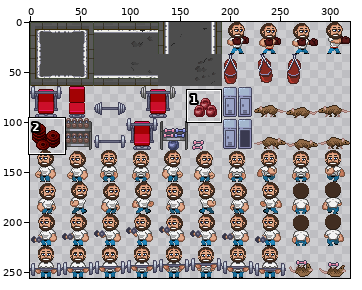
Two states of a sprite sheet, src/012.png. The picture above shows the old version from afar; the outline marks the close-up.
Close-up. Old version:
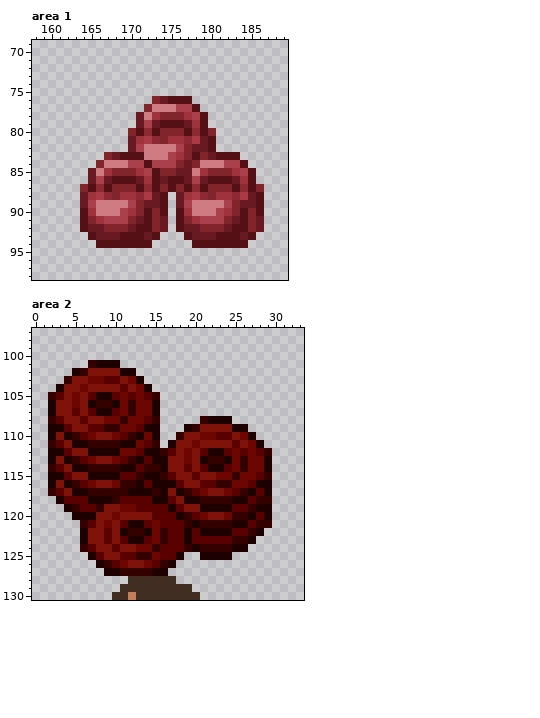
The file is 320x256 pixels. Colours within 5 levels of each other are drawn and written as one. Shown: area 1: x 158..189, y 69..98; area 2: x 0..33, y 97..130. The commit also changed other parts of the picture, which this record leaves out.
After:
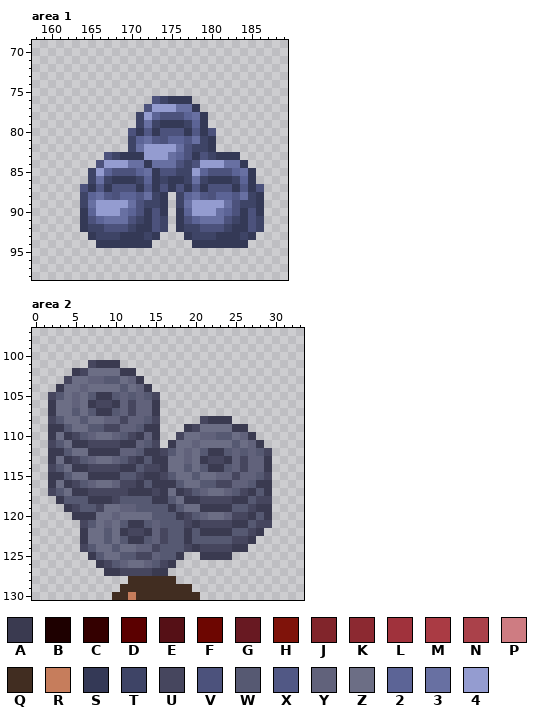
Palette (. is transparent): A #3a3a50  B #1e0000  C #340000  D #5b0000  E #551016  F #6d0601  G #681922  H #7f130a  J #81252b  K #8c2931  L #a0323c  M #aa3b44  N #aa414a  P #ce7c82  Q #412d21  R #c67d5c  S #343956  T #3e4466  U #46465e  V #4c527c  W #565972  X #515885  Y #61627b  Z #6c6e85  2 #5c6496  3 #6870a2  4 #949cd0
The exact change:
Changed rows in their new state; - is an unchanged pixel.
Area 1:
first column x 164:
76 ---------VTSSS---------
77 --------V44433S--------
78 -------T42VVV23S-------
79 -------T3TSSST2S-------
80 ------VSXSVVVSXSV------
81 ------T23XV22X3TS------
82 ------T344443VTTS------
83 ---VTSSS44432VSVTSSS---
84 --V44433S333VTV44433S--
85 -T42VVV23SVVTT42VVV23S-
86 -T3TSSST2STSST3TSSST2S-
87 VSXSVVVSXSVSVSXSVVVSXSV
88 T23XV22X3TS-T23XV22X3TS
89 T344443VTTS-T344443VTTS
90 S244432VSVS-S244432VSVS
91 SV2333VTSVT-SV2333VTSVT
92 STTVVVTSSVT-STTVVVTSSVT
93 -STTTSSSTS---STTTSSSTS-
94 --SSSSSSS-----SSSSSSS--
Area 2:
first column x 2:
101 -----UAAA-------------------
102 ---AUZZZZAA-----------------
103 --UZZYYWWZYA----------------
104 -AZZYZZZZWZYA---------------
105 UWZYZWAAWYWYWU--------------
106 AZZYZAUUAYUYYA--------------
107 AZZWZWAAWYUYYA--------------
108 UWZZWZZYYUYYWU-----UAAA-----
109 AAWZZWWUUYYWAA---AUZZZZAA---
110 AZAUWYZZYWUAYA--UZZYYWWZYA--
111 UWZAAUUUUAAYWU-AZZYZZZZWZYA-
112 AAWZZAAAAYYWAAUWZYZWAAWYWYWU
113 AZAUWYZZYWUAWAAZZYZAUUAYUYYA
114 UWZAAUUUUAAWUUAZZWZWAAWYUYYA
115 AAWZZAAAAWWUAAUWZZWZZYYUYYWU
116 AZAUWYZZYUUAWAAAWZZWWUUYYWAA
117 UWZAAUUUUUAAAUAZAUWYZZYWUAWA
118 -AWWWAAAUWWWWAAWZAAUUUUAAWUU
119 --AUWWUZZYYWWWWAWZZAAAAWWUAA
120 ---AAAZZYZZZZWWWAUWYZZYUUAWA
121 ----UWZYZWAAWYWWWUAUUUUAAWUU
122 ----AZZWZAUUAYUWWAWAAAAWWUA-
123 ----AZZWZWAAWYUWWAWWWWWUUA--
124 ----UWZZWZZYYUWWWUAUUUUAA---
125 -----AWZZWWUUYWWA--AAAA-----
126 ------AUWYZZYWUA------------
127 -------AAUUUUAA-------------
Changed places in both close-ups, as pixel boxes (x1, y1, x2, y2):
changed: (80, 96, 264, 248)
changed: (48, 360, 272, 576)
